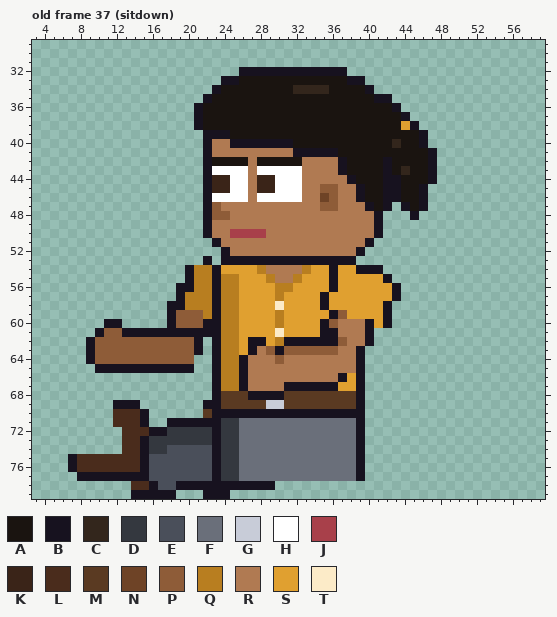
Pixel-art file -- sprites/clients/client_foreman_a_left_anim.aseprite. That is the earlier state.
64x80 pixels, 85 frames. Colours within 5 levels of each other are drawn and written as one. Shown: old frame 37 (sitdown): x 3..59, y 29..79. The commit also changed other frames, which this record leaves out.
Visible layers, top first: "Hair", "Face", "Watch", "Near Arm", "Collar", "Belt", "Shirt", "Body", "Back Arm", "Pants", "Shoes".
Palette (. is transparent): A #1a1410  B #17121f  C #33261c  D #34383f  E #4a4f5a  F #6a6f7a  G #c8ccd8  H #ffffff  J #a8404a  K #3a2418  L #4a2c1c  M #5a3a22  N #6e4326  P #8e5c38  Q #b87e20  R #b07a52  S #e0a030  T #fcebc8
Pixels before, old frame 37 (sitdown) (only the part around the change), first column x 3:
29 .......................................................
30 .......................................................
31 .......................................................
32 .......................BBBBBBBBBBBB....................
33 .....................BBAAAAAAAAAAAABB..................
34 ....................BAAAAAAAACCCCAAAAB.................
35 ...................BAAAAAAAAAAAAAAAAAABB...............
36 ..................BAAAAAAAAAAAAAAAAAAAAAB..............
37 ..................BAAAAAAAAAAAAAAAAAAAAAAB.............
38 ..................BAAAAAAAAAAAAAAAAAAAAAASB............
39 ...................BBBAAAAAAAAAAAAAAAAAAAAAB...........
40 ...................BRRBBBBBBBAAAAAAAAAAACAAB...........
41 ...................BRRRRRRRRRBBBBBAAAAAAAAAAB..........
42 ...................BAAAARAAAAARRRRBAAAABAAAAB..........
43 ...................BHHHHRHHHHHRRRRBAAAABACAAB..........
44 ...................BKKHHRKKHHHRRRRRBAAABBAAAB..........
45 ...................BKKHHRKKHHHRRPPRRBAABBAAB...........
46 ...................BHHHHRHHHHHRRNPRRBAABBAAB...........
47 ...................BPRRRRRRRRRRRPPRRRBAB.BAB...........
48 ...................BPPRRRRRRRRRRRRRRRRB...B............
49 ...................BRRRRRRRRRRRRRRRRRRB................
50 ...................BRRJJJJRRRRRRRRRRRRB................
51 ....................BRRRRRRRRRRRRRRRRB.................
52 .....................BRRRRRRRRRRRRRRB..................
53 ...................B.BBBBBBBBBBBBBBB...................
54 .................BQQBSSSSQRRRRQSSBSSBBB................
55 .................BQQBQQSSSQRRQSSSBSSSSSB...............
56 ................BBQQBQQSSSSQQSSSSBSSSSSSB..............
57 ................BQQQBQQSSSSQSSSSBSSSSSSSB..............
58 ...............BBQQQBQQSSSSTSSSSBSSSSSSB...............
59 ...............BPPPQBQQSSSSQSSSSSBPSSSSB...............
60 ........BB.....BPPPBBQQSSSSQSSSSBPRRRBSB...............
61 .......BPPBBBBBBBBBBBQQSSSSTSSSSBBRRRB.................
62 ......BPPPPPPPPPPPB.BQQSBBSQBBBBBBPRRB.................
63 ......BPPPPPPPPPPPB.BQQSBRPBPPPPPPRRB..................
64 ......BPPPPPPPPPPP..BQQBRRRPRRRRRRRRB..................
65 .......BBBBBBBBBBB..BQQBRRRRRRRRRRRRB..................
66 ....................BQQBRRRRRRRRRRBSB..................
67 ....................BQQBRRRRBBBBBBSSB..................
68 ....................BMMMBBBBMMMMMMMMB..................
69 .........BBB.......BBMMMMMGGMMMMMMMMB..................
70 .........LLLB......MBBBBBBBBBBBBBBBBB..................
71 .........LLLB..BBBBBBDDFFFFFFFFFFFFFB..................
72 ..........LLLBBDDDDDBDDFFFFFFFFFFFFFB..................
73 ..........LLBDDDDDDDBDDFFFFFFFFFFFFFB..................
74 ..........LLBDDEEEEEBDDFFFFFFFFFFFFFB..................
75 ....BLLLLLLLBEEEEEEEBDDFFFFFFFFFFFFFB..................
76 ....BLLLLLLLBEEEEEEEBDDFFFFFFFFFFFFFB..................
77 .....BBBBBBBBEEEEEEEBDDFFFFFFFFFFFFFB..................
78 ...........LLBEEBBBBBBBBBBB............................
79 ...........BBBBB...BBB.................................
New version:
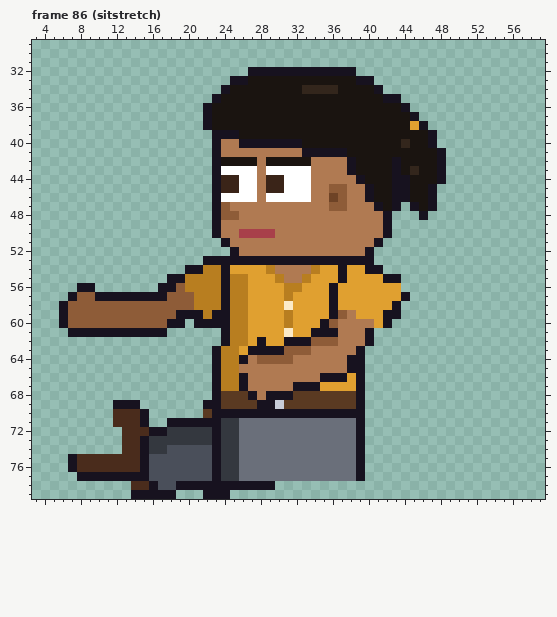
A new or re-ordered frame is compared with the old frame closest to it.
From old to new:
frames 85 -> 123
Changed rows in their new state; - is an unchanged pixel.
Frame 86 (sitstretch) is new; against old frame 37 (sitdown):
first column x 6:
32 --------------------.-----------B----------
33 ------------------.-B-----------A-B--------
34 -----------------.B-------A---C---AB-------
35 ----------------.B-----------------A-B-----
36 ---------------.B--------------------AB----
37 ---------------.B---------------------AB---
38 ---------------.B---------------------ASB--
39 ----------------.--B--------------------AB-
40 ----------------.B-R------B----------AC-AB-
41 ----------------.B--------R----B---------AB
42 ----------------.B---AR----A---RB---AB---AB
43 ----------------.B---HR----H---RB---ABAC-AB
44 ----------------.B-K-HR-K--H----RB--A-B--AB
45 ----------------.B-K-HR-K--H-R-P-RB-A-B-AB-
46 ----------------.B---HR----H-RNP-RB-A-B-AB-
47 ----------------.BP----------R-P--RBAB.BAB-
48 ----------------.B-P---------------RB--.B--
49 ----------------.B-----------------RB------
50 ----------------.B-R---J-----------RB------
51 -----------------.B---------------RB-------
52 ------------------.B-------------RB--------
53 -----------------B---------------BB--------
54 ---------------B-QB---SQ---RQ-SB-S---------
55 ------------BBQ--QB-Q--SQ-RQ--SB-----B-----
56 --BB-------BBPQ--QB-Q---S-Q----------S-----
57 -BPPBBBBBBBBPPP--QB-Q---SQ---SB------SB----
58 BPPPPPPPPPPPPPP--QB-Q---ST---SB-----SB-----
59 BPPPPPPPPPPPPBBB--B-Q---SQ------R----B-----
60 BPPPPPPPPPPP-B.B--B-Q---SQ--------R--------
61 -BBB-BB-----......B-Q---ST--B--------------
62 ---.............-.B-QS--S---PPPR-----------
63 ---.............------BB----RRR------------
64 ---............-------PP-P------B----------
65 ----...........-----R-----------B----------
66 -----------------------------BB------------
67 -------------------------R---SS------------
68 ----------------------R--B-----------------
69 ----------------------BB-------------------
Changed places in both pictures, as pixel boxes (x1, y1, x2, y2):
changed: (59, 67, 446, 409)
